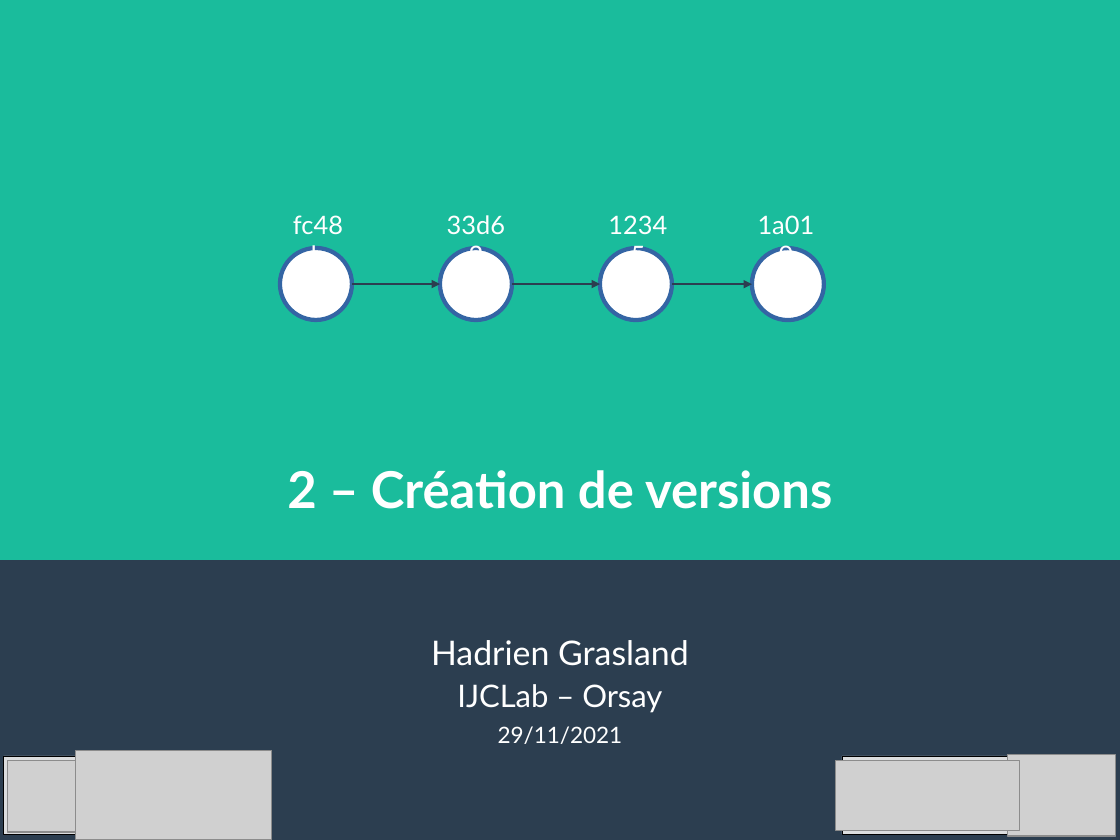
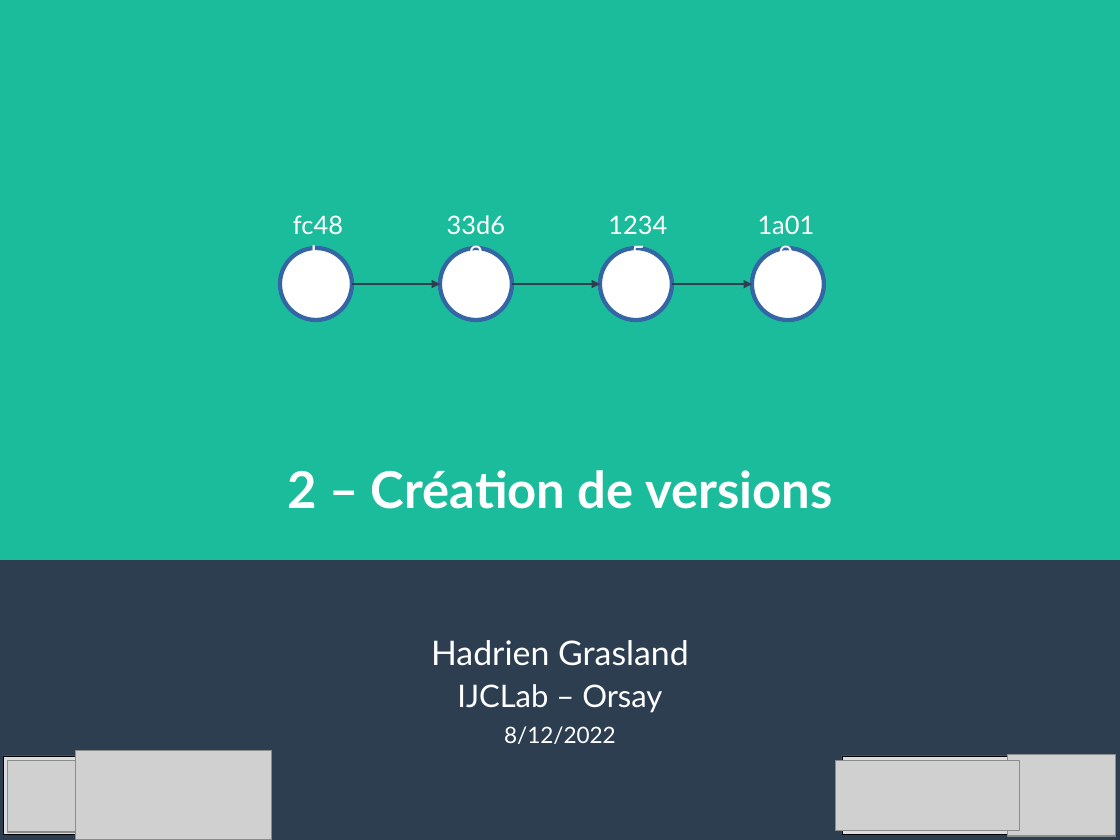
Before and after one commit to pushou/formation-git, a slide deck: slide 1 of Pres2-Versions.odp. Drawn at 1120x840 pixels with LibreOffice and Linux fonts; fonts in the diff are those of the drawing; grey boxes stand for pictures. Boxes give left, top, right and bottom in pixels: in the first picture for what was removed or moved away, otherwise in the second. Text is boxed around its words. In the diff, an @@ line names an element or a change of style, - is before the commit and + after.

```diff
--- a/Pres2-Versions.odp
+++ b/Pres2-Versions.odp
@@ subtitle at <box>504,726,616,744</box>: text changed @@
-29/11/2021
+8/12/2022
```
Also in this commit, not shown: 14 other files.
